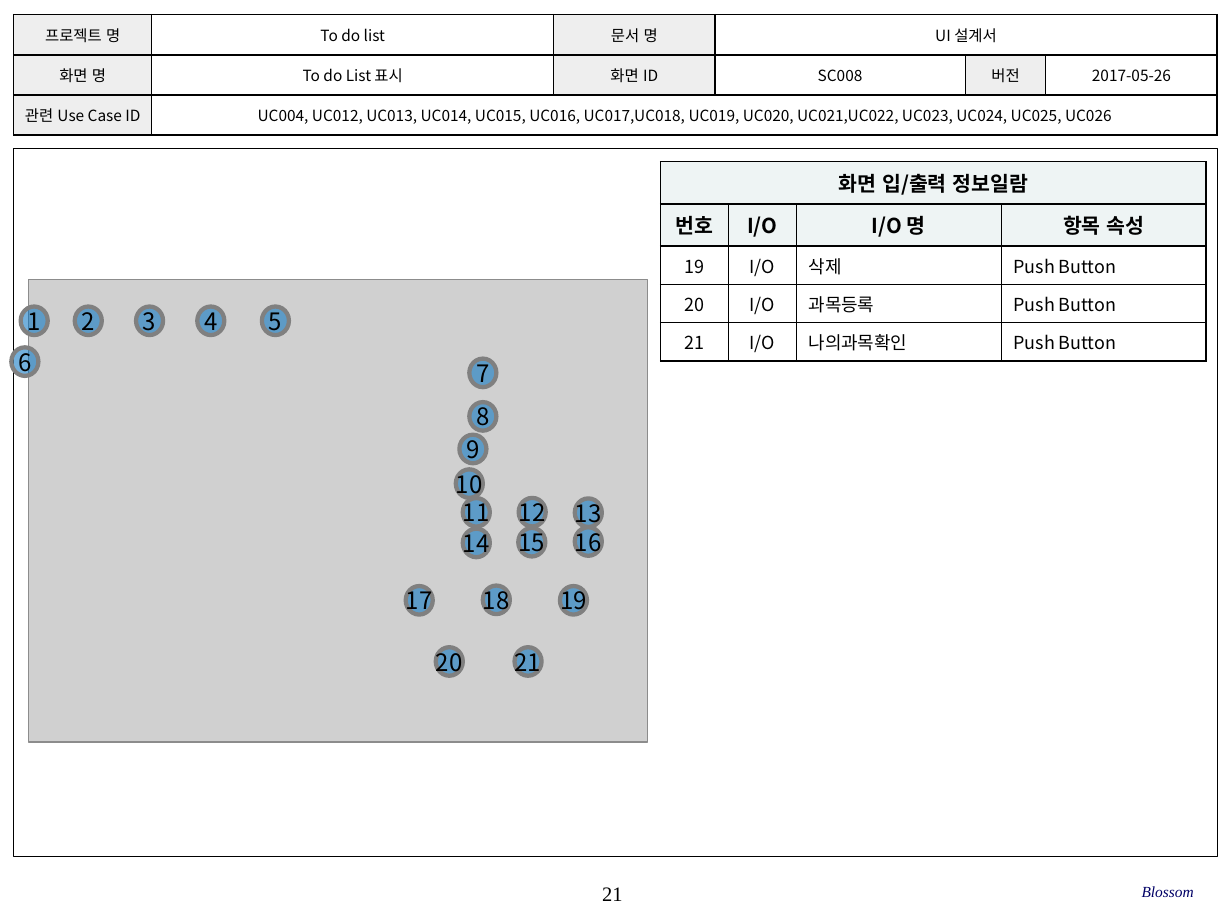
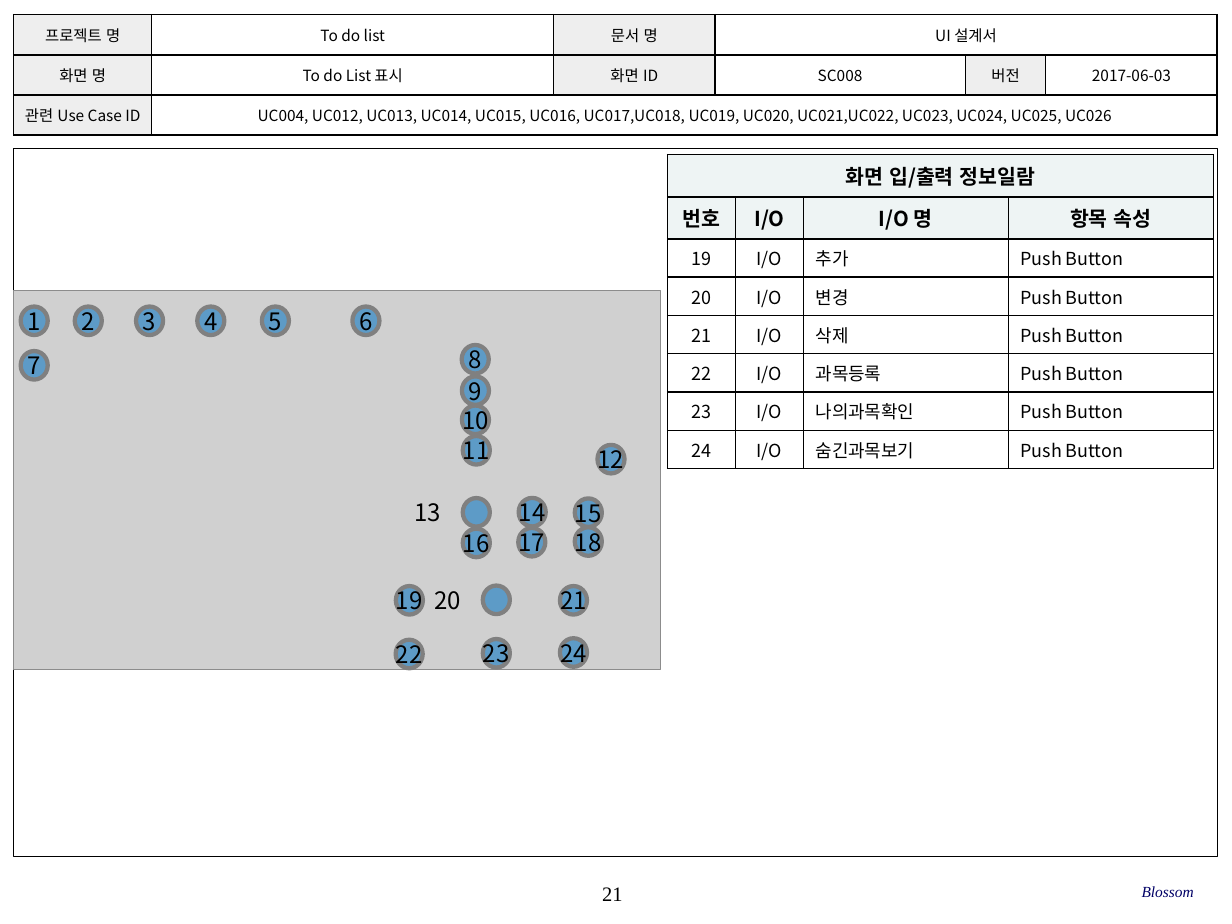
Before and after one commit to SE-admin/SE2017_6_blossom, a slide deck: slide 21 of doc/3_ 설계서/UI Design_6_blossom.pptx. Drawn at 1232x924 pixels with LibreOffice and Linux fonts; fonts in the diff are those of the drawing; grey boxes stand for pictures; background and template pictures are left out. Boxes give left, top, right and bottom in pixels: in the first picture for what was removed or moved away, otherwise in the second. Text is boxed around its words. In the diff, an @@ line names an element or a change of style, - is before the commit and + after.

Commit message:
#신준섭 2.0.0. 2017-06-03 숨기기 기능 추가(변경된 요구사항)

```diff
--- a/doc/3_ 설계서/UI Design_6_blossom.pptx
+++ b/doc/3_ 설계서/UI Design_6_blossom.pptx
@@ table at [14,15,1216,136] @@
-row 2, column 6: 2017-05-26
+row 2, column 6: 2017-06-03
@@ table at [668,155,1212,464] @@
-row 3: 19 | I/O | 삭제 | Push Button
-row 4: 20 | I/O | 과목등록 | Push Button
-row 5: 21 | I/O | 나의과목확인 | Push Button
+row 3: 19 | I/O | 추가 | Push Button
+row 4: 20 | I/O | 변경 | Push Button
+row 5: 21 | I/O | 삭제 | Push Button
+row 6: 22 | I/O | 과목등록 | Push Button
+row 7: 23 | I/O | 나의과목확인 | Push Button
+row 8: 24 | I/O | 숨긴과목보기 | Push Button
@@ table: place and size @@
-table at [660,161,1205,356]
+table at [668,155,1212,464]
@@ picture: place and size @@
-picture at [28,280,647,743]
+picture at [14,291,660,670]
@@ ellipse "6": place and size @@
-ellipse "6" at [11,347,38,376]
+ellipse "6" at [352,307,379,335]
@@ ellipse "7": place and size @@
-ellipse "7" at [469,359,496,387]
+ellipse "7" at [21,351,48,379]
@@ ellipse "8": place and size @@
-ellipse "8" at [469,402,496,430]
+ellipse "8" at [462,345,489,373]
@@ ellipse "9": place and size @@
-ellipse "9" at [460,435,487,463]
+ellipse "9" at [462,376,489,404]
@@ ellipse "10": place and size @@
-ellipse "10" at [456,469,483,498]
+ellipse "10" at [462,405,489,434]
@@ ellipse "11": place and size @@
-ellipse "11" at [463,498,490,526]
+ellipse "11" at [463,436,490,464]
@@ ellipse "12": place and size @@
-ellipse "12" at [519,498,546,526]
+ellipse "12" at [598,445,625,473]
@@ ellipse "13": place and size @@
-ellipse "13" at [575,499,602,527]
+ellipse "13" at [463,498,490,526]
@@ ellipse "14": place and size @@
-ellipse "14" at [463,529,490,557]
+ellipse "14" at [519,498,546,526]
@@ ellipse "15": place and size @@
-ellipse "15" at [519,529,546,557]
+ellipse "15" at [575,499,602,527]
@@ ellipse "16": place and size @@
-ellipse "16" at [575,527,602,556]
+ellipse "16" at [463,529,490,557]
@@ ellipse "17": place and size @@
-ellipse "17" at [405,586,432,615]
+ellipse "17" at [519,529,546,557]
@@ ellipse "18": place and size @@
-ellipse "18" at [483,585,510,614]
+ellipse "18" at [575,527,602,556]
@@ ellipse "19": place and size @@
-ellipse "19" at [561,586,588,615]
+ellipse "19" at [395,586,423,615]
@@ ellipse "20": place and size @@
-ellipse "20" at [436,647,463,675]
+ellipse "20" at [483,585,510,614]
@@ ellipse "21": place and size @@
-ellipse "21" at [515,647,542,675]
+ellipse "21" at [561,586,588,615]
@@ ellipse added at [395,639,423,668], fill #0070C0 at 55% opacity, outline #808080 2.5 pt, 14 pt, text #000000 @@
+22
@@ ellipse added at [483,639,510,668], fill #0070C0 at 55% opacity, outline #808080 2.5 pt, 14 pt, text #000000 @@
+23
@@ ellipse added at [561,638,588,667], fill #0070C0 at 55% opacity, outline #808080 2.5 pt, 14 pt, text #000000 @@
+24
```
Also in this commit, not shown: 19 other slides changed.
